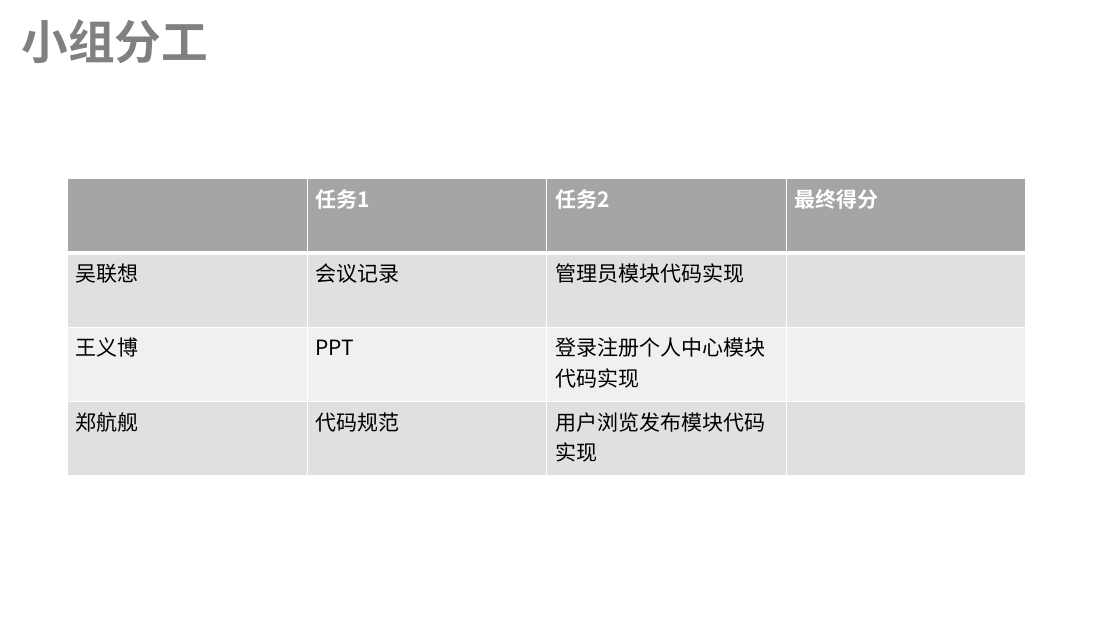
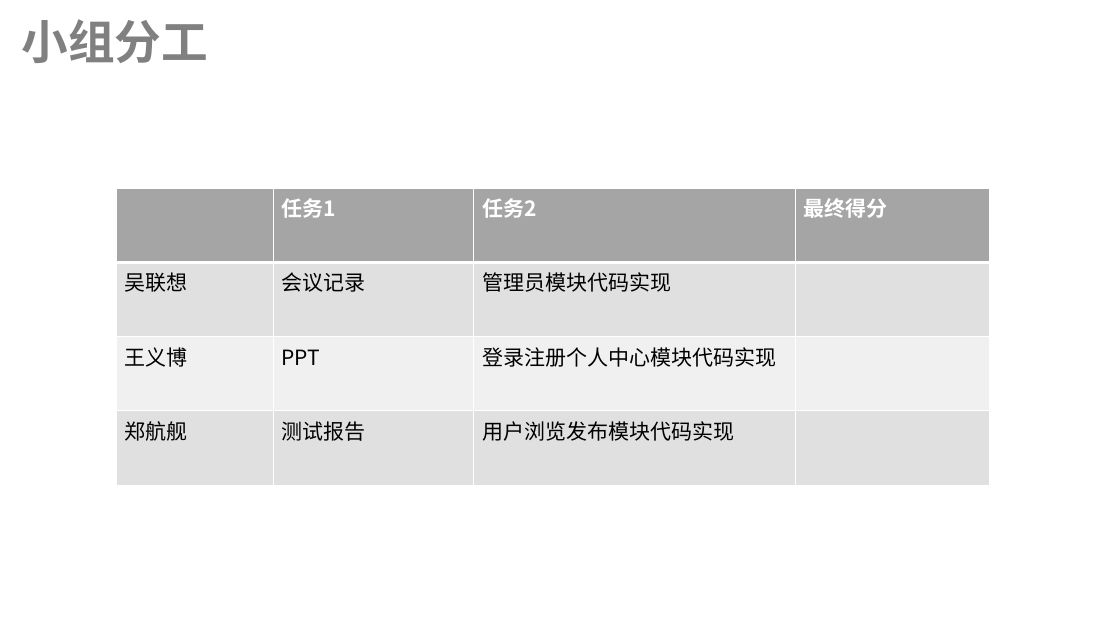
Before and after one commit to lenovo-wu/G11ZUCC, a slide deck: slide 32 of 代码实现.pptx (slide 27 before the commit). Drawn at 1120x630 pixels with LibreOffice and Linux fonts; fonts in the diff are those of the drawing. Boxes give left, top, right and bottom in pixels: in the first picture for what was removed or moved away, otherwise in the second. Text is boxed around its words. In the diff, an @@ line names an element or a change of style, - is before the commit and + after.

```diff
--- a/代码实现.pptx
+++ b/代码实现.pptx
@@ table at (117,188,991,486) @@
-row 4, column 2: 代码规范
+row 4, column 2: 测试报告
@@ table: place and size @@
-table at (67,179,1025,476)
+table at (117,188,991,486)
```
Also in this commit, not shown: 2 other slides changed, 5 slides added.
